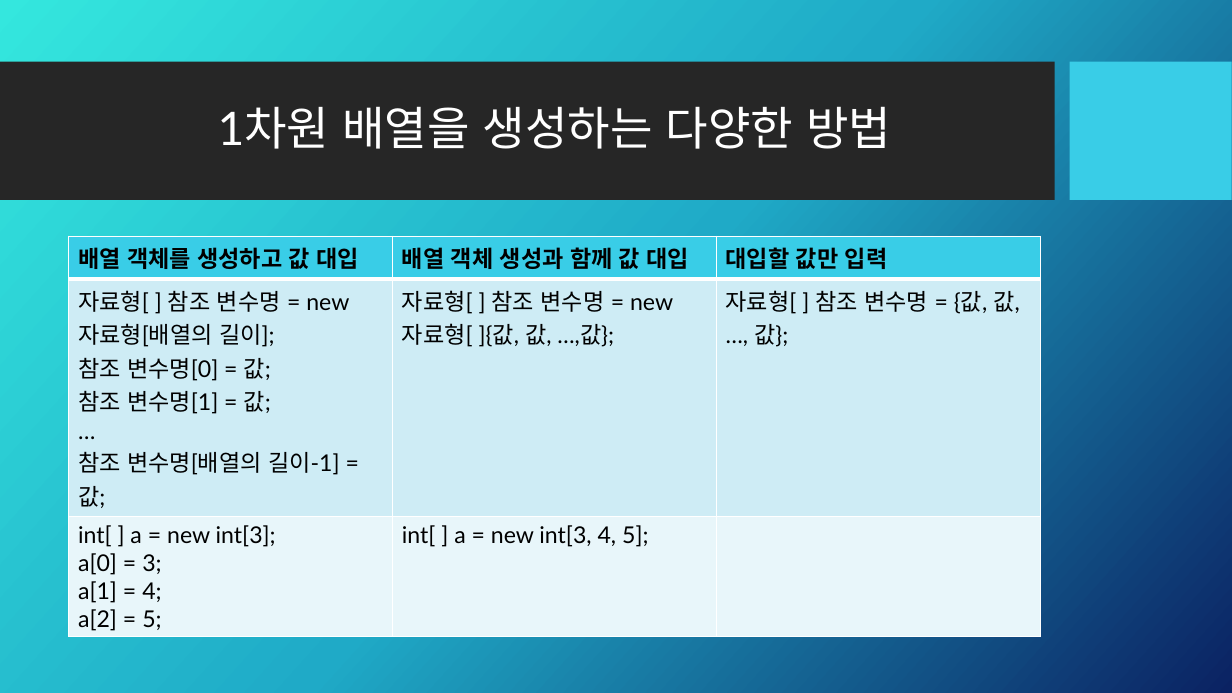
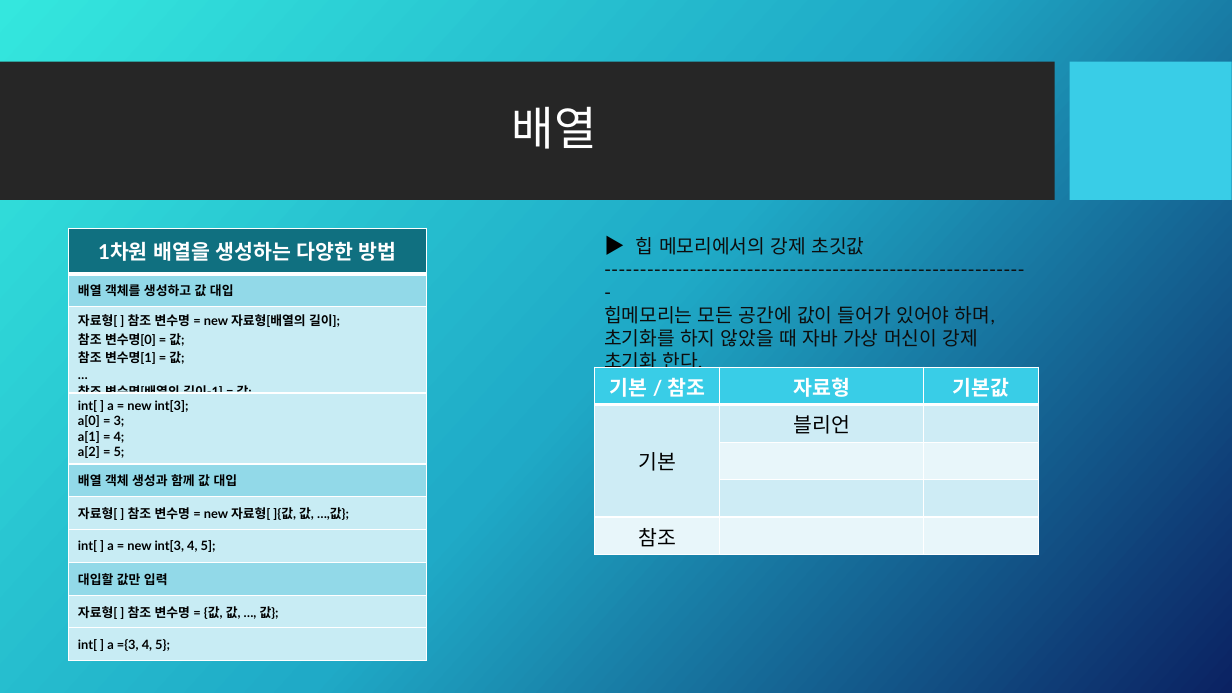
Before and after one commit to Kalex007s/java, a slide deck: slide 22 of study001/교육자료/Java.pptx. Drawn at 1232x693 pixels with LibreOffice and Linux fonts; fonts in the diff are those of the drawing; background and template pictures are left out. Boxes give left, top, right and bottom in pixels: in the first picture for what was removed or moved away, otherwise in the second. Text is boxed around its words. In the diff, an @@ line names an element or a change of style, - is before the commit and + after.

```diff
--- a/study001/교육자료/Java.pptx
+++ b/study001/교육자료/Java.pptx
@@ title at bbox=[512, 106, 597, 149]: text changed @@
-1차원 배열을 생성하는 다양한 방법
+배열
@@ table at bbox=[68, 228, 426, 661] @@
-배열 객체를 생성하고 값 대입 | 배열 객체 생성과 함께 값 대입 | 대입할 값만 입력
-자료형[ ] 참조 변수명 = new 자료형[배열의 길이]; / 참조 변수명[0] = 값; / 참조 변수명[1] = 값; / … / 참조 변수명[배열의 길이-1] = 값; | 자료형[ ] 참조 변수명 = new 자료형[ ]{값, 값, …,값}; | 자료형[ ] 참조 변수명 = {값, 값, …, 값};
-int[ ] a = new int[3]; / a[0] = 3; / a[1] = 4; / a[2] = 5; | int[ ] a = new int[3, 4, 5]; | 
+1차원 배열을 생성하는 다양한 방법
+배열 객체를 생성하고 값 대입
+자료형[ ] 참조 변수명 = new 자료형[배열의 길이]; / 참조 변수명[0] = 값; / 참조 변수명[1] = 값; / … / 참조 변수명[배열의 길이-1] = 값;
+int[ ] a = new int[3]; / a[0] = 3; / a[1] = 4; / a[2] = 5;
+배열 객체 생성과 함께 값 대입
+자료형[ ] 참조 변수명 = new 자료형[ ]{값, 값, …,값};
+int[ ] a = new int[3, 4, 5];
+대입할 값만 입력
+자료형[ ] 참조 변수명 = {값, 값, …, 값};
+int[ ] a ={3, 4, 5};
@@ table: place and size @@
-table at bbox=[68, 237, 1039, 635]
+table at bbox=[68, 228, 426, 661]
@@ text added at bbox=[604, 237, 995, 368], 15 pt, text #0D0D0D @@
+▶ 힙 메모리에서의 강제 초깃값
+------------------------------------------------------------
+힙메모리는 모든 공간에 값이 들어가 있어야 하며, 초기화를 하지 않았을 때 자바 가상 머신이 강제 초기화 한다.
@@ table added at bbox=[595, 367, 1039, 555], 5 rows, 3 columns @@
+기본 / 참조 | 자료형 | 기본값
+기본 | 블리언 | 
+ |  | 
+ |  | 
+참조 |  | 
```
